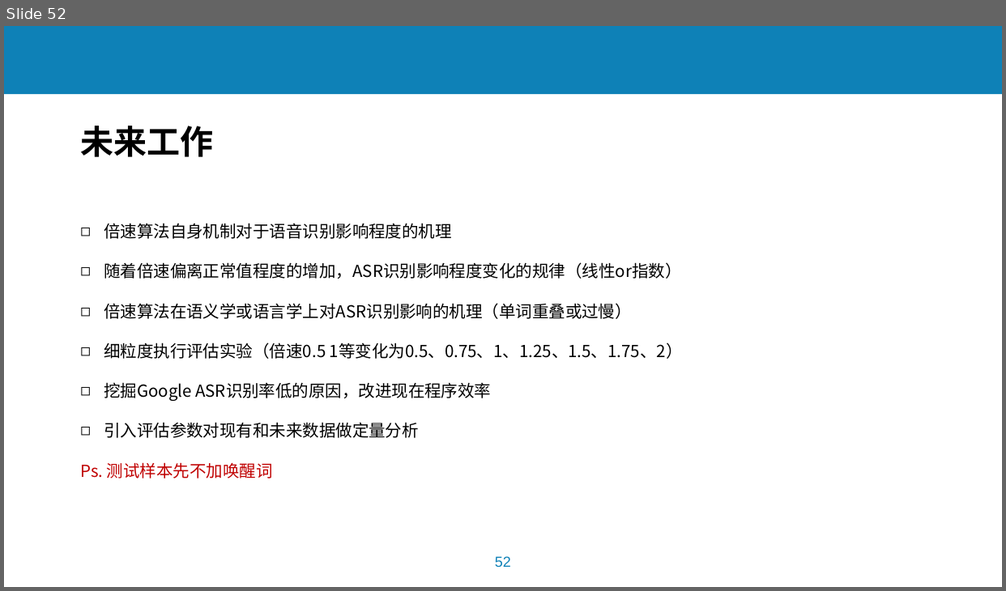
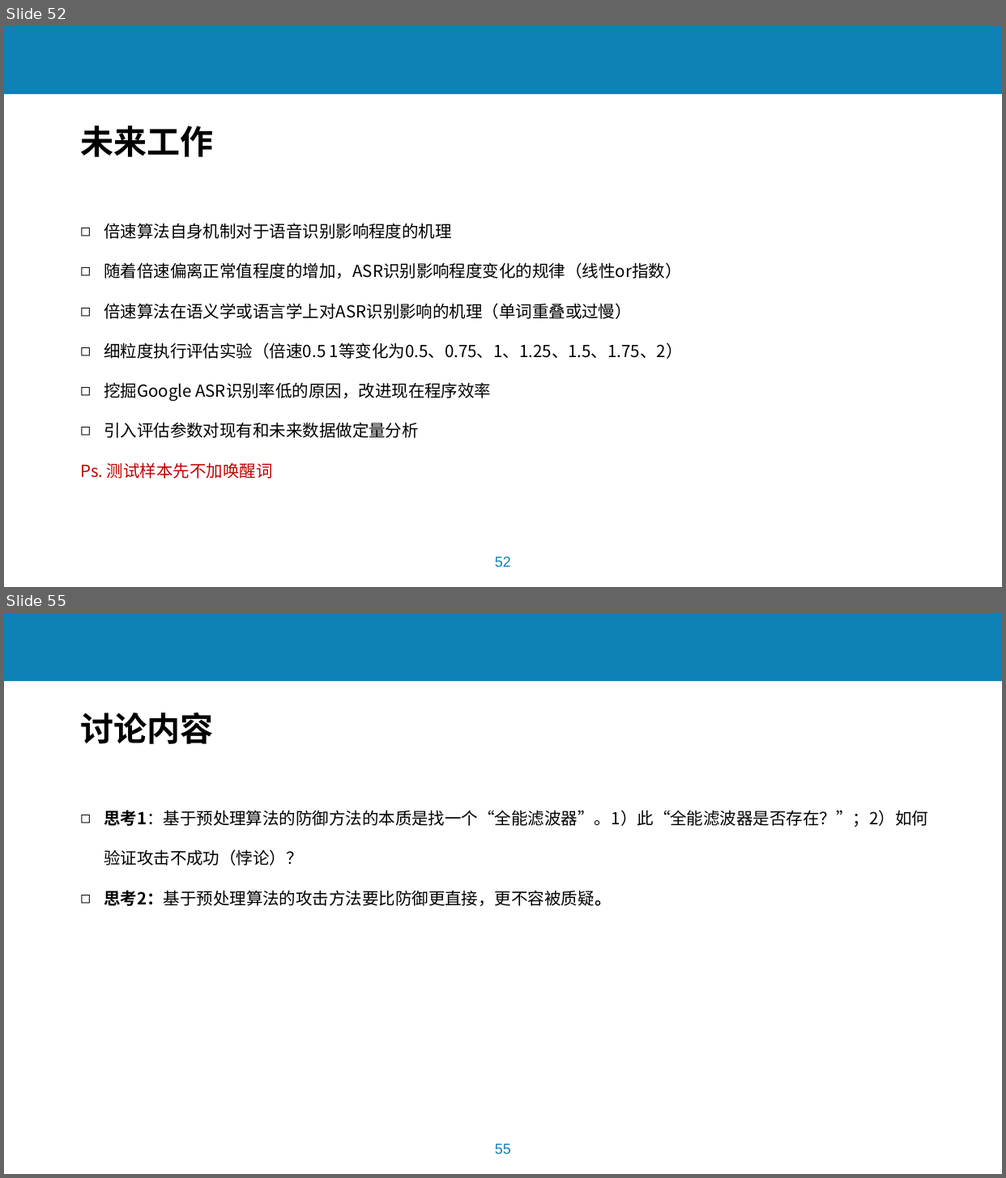
Before and after one commit to lchmoxing/audio_tsm_test, a slide deck: documents/基于音频预处理过程的语音识别系统攻击2.4.pptx. Shown one above the other, each under a label of ours: slide 52 before the commit, slides 52 and 55 after it; the slides between them are not shown. The pictures are 1006x591 and 1006x1178 pixels, drawn with LibreOffice and Linux fonts; fonts in the diff are those of the drawing; background and template pictures are left out. Boxes give left, top, right and bottom in pixels: in the first picture for what was removed or moved away, otherwise in the second. Text is boxed around its words. In the diff, an @@ line names an element or a change of style, - is before the commit and + after.

```diff
--- a/documents/基于音频预处理过程的语音识别系统攻击2.4.pptx
+++ b/documents/基于音频预处理过程的语音识别系统攻击2.4.pptx
@@ slide 55 added at (x1=4, y1=613, x2=1002, y2=1174), background #FFFFFF; not listed: 2 template elements that a slide beside it also shows @@
@@ text added at (x1=80, y1=712, x2=213, y2=744), 32 pt, text #000000, bold @@
+讨论内容
@@ text added at (x1=104, y1=810, x2=928, y2=906), 16 pt, text #000000 @@
+◻ 思考1：基于预处理算法的防御方法的本质是找一个“全能滤波器”。1）此“全能滤波器是否存在？”；2）如何验证攻击不成功（悖论）？
+◻ 思考2：基于预处理算法的攻击方法要比防御更直接，更不容被质疑。
```
Also in this commit, not shown: 2 other slides added, 3 other files.
